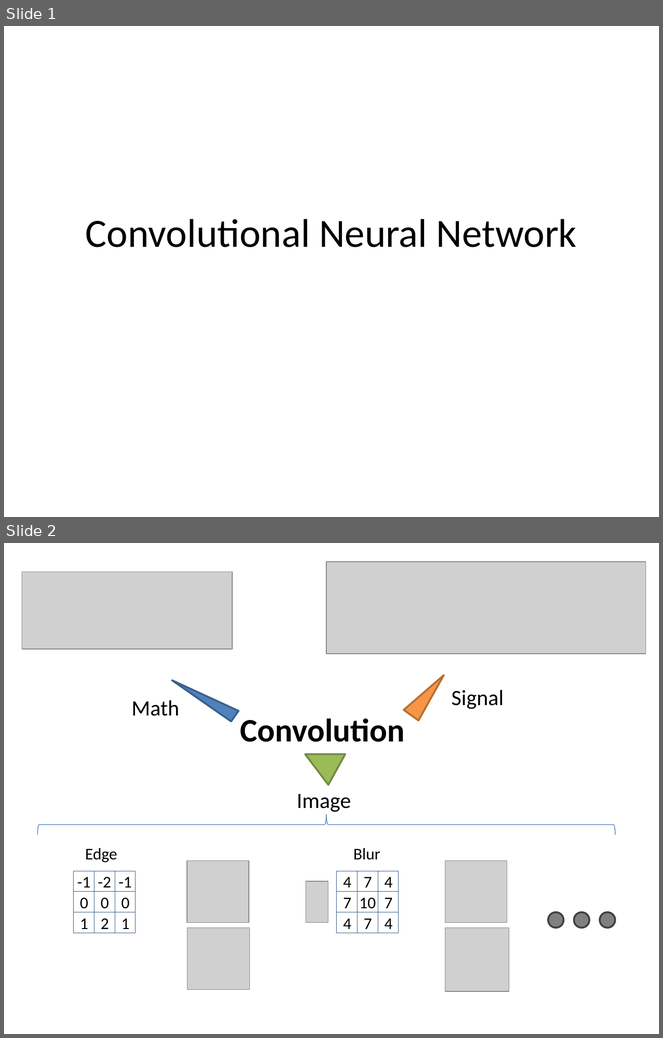
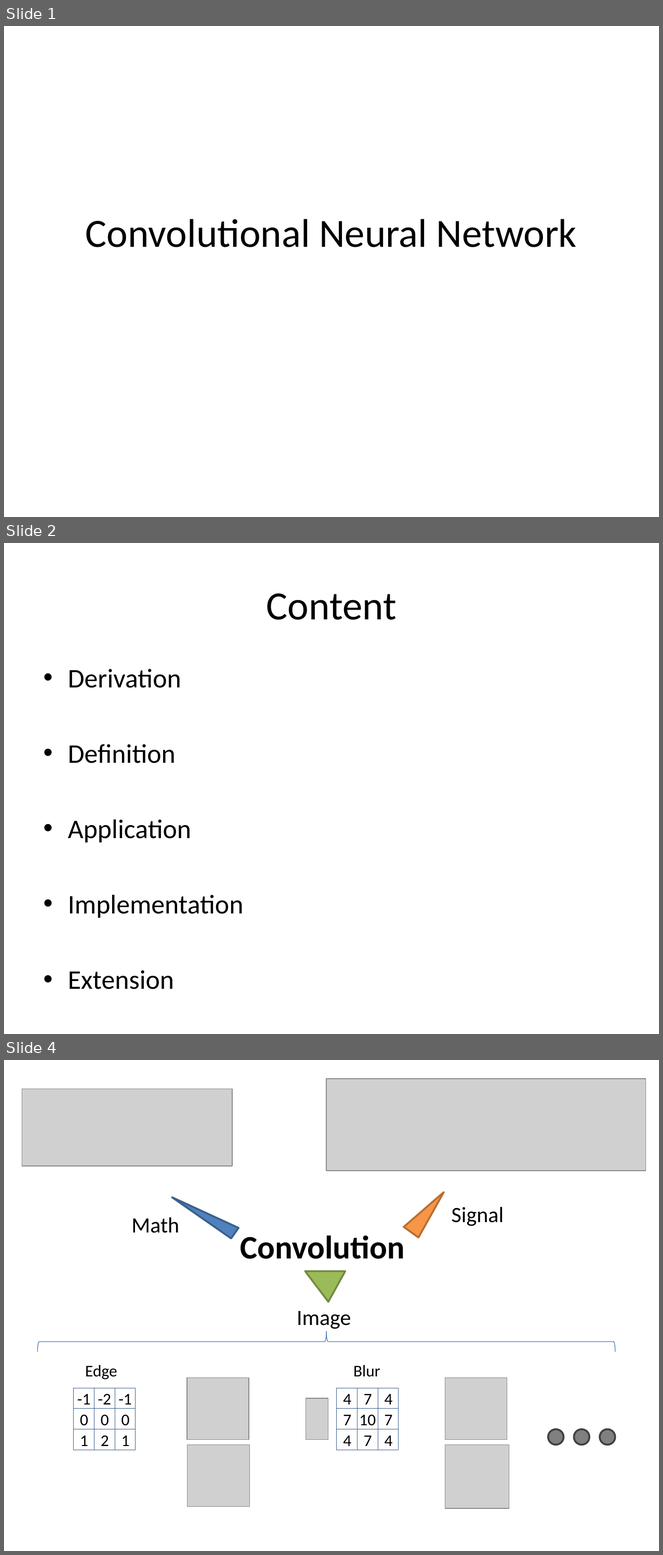
Before and after one commit to pl8787/exp_caffe, a slide deck: doc/Convolutional Neural Network.pptx. Shown one above the other, each under a label of ours: slides 1 and 2 before the commit, slides 1, 2 and 4 after it; the slides between them are not shown. The pictures are 663x1038 and 663x1555 pixels, drawn with LibreOffice and Linux fonts; fonts in the diff are those of the drawing; grey boxes stand for pictures. Boxes give left, top, right and bottom in pixels: in the first picture for what was removed or moved away, otherwise in the second. Text is boxed around its words. In the diff, an @@ line names an element or a change of style, - is before the commit and + after.

```diff
--- a/doc/Convolutional Neural Network.pptx
+++ b/doc/Convolutional Neural Network.pptx
@@ slide 2 added at (4, 543, 659, 1034), background #C7EDCC @@
@@ title added at (267, 593, 397, 620), 44 pt, text #000000 @@
+Content
@@ text added at (68, 669, 244, 990), 29.6 pt, text #000000 @@
+• Derivation
+• Definition
+• Application
+• Implementation
+• Extension
@@ what was slide 2 is now slide 4 @@
```
Also in this commit, not shown: 1 slide changed, 1 other file.
